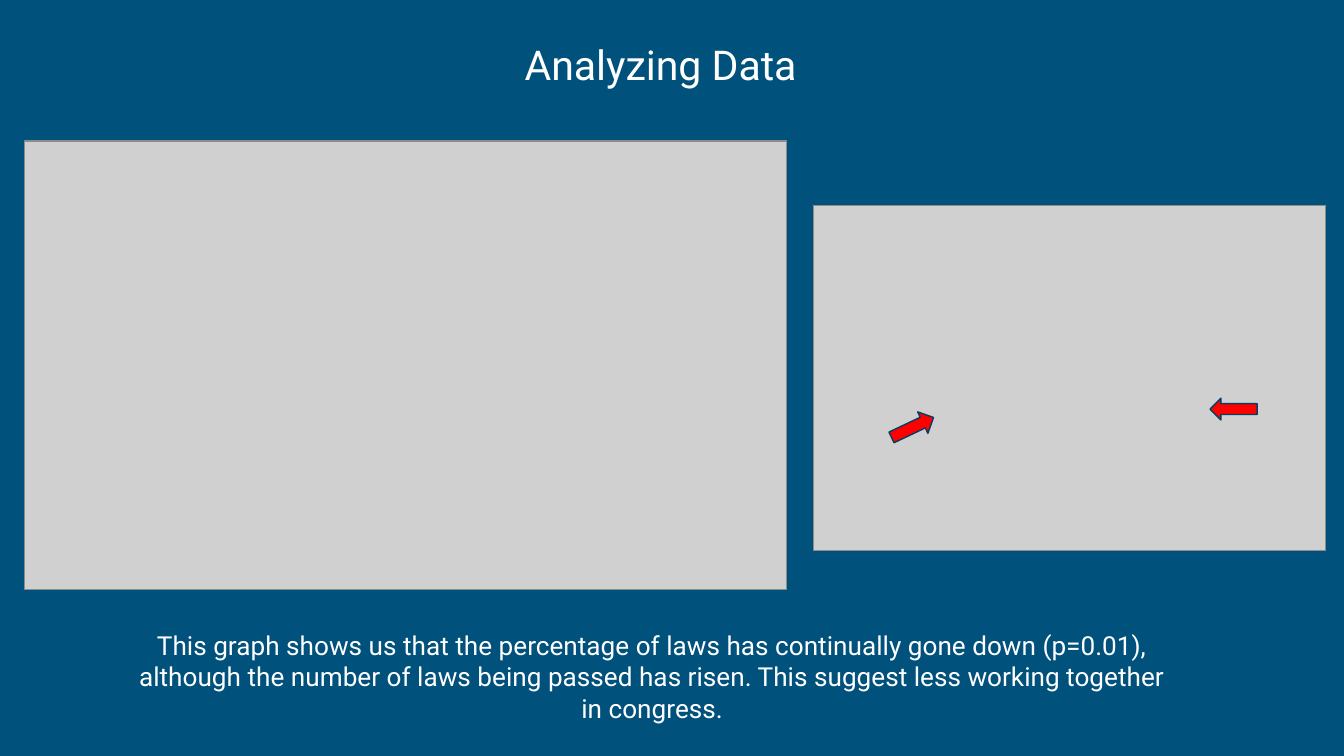
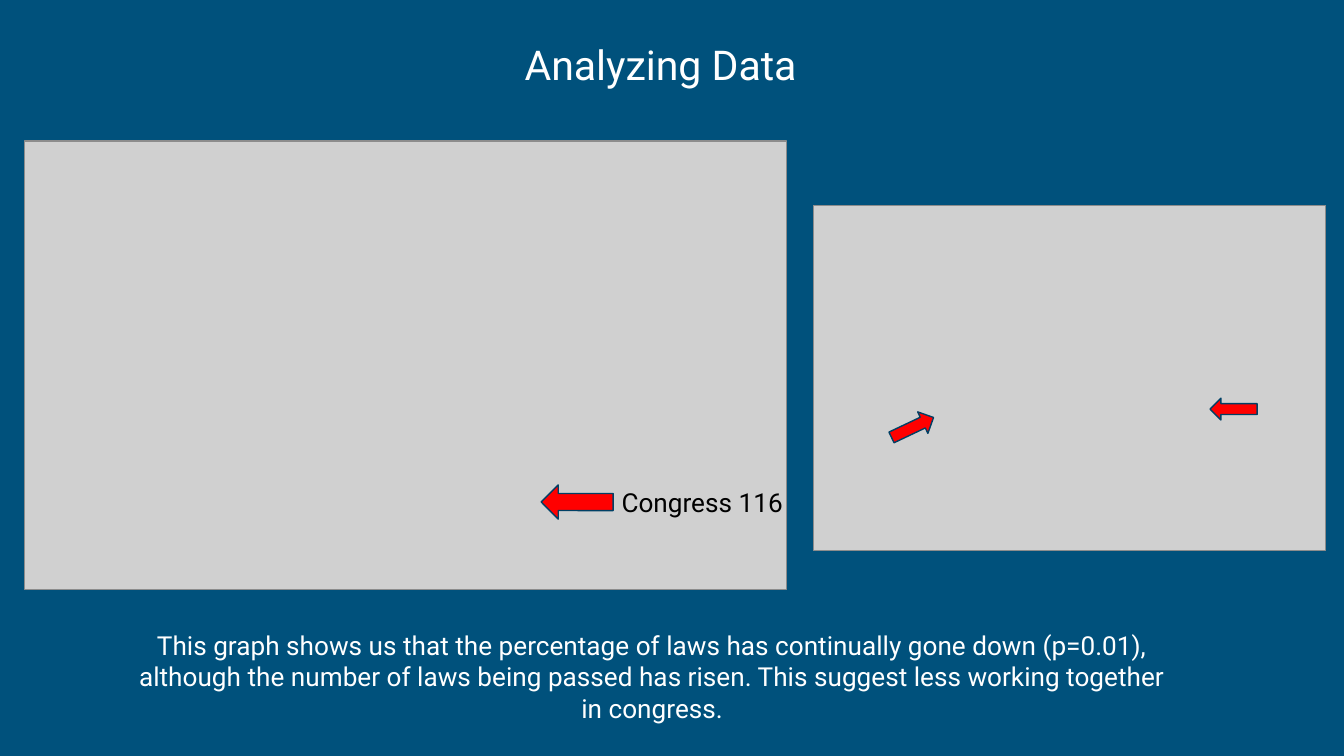
Before and after one commit to Foxxenn/Analysis_of_Congress_Healthcare, a slide deck: slide 12 of Analysis of Healthcare and Congress.pptx (slide 11 before the commit). Drawn at 1344x756 pixels with LibreOffice and Linux fonts; fonts in the diff are those of the drawing; grey boxes stand for pictures. Boxes give left, top, right and bottom in pixels: in the first picture for what was removed or moved away, otherwise in the second. Text is boxed around its words. In the diff, an @@ line names an element or a change of style, - is before the commit and + after.

Commit message:
Highlighted some words, added Congress 116

```diff
--- a/Analysis of Healthcare and Congress.pptx
+++ b/Analysis of Healthcare and Congress.pptx
@@ left arrow added at [542,485,614,519], fill #FF0000, outline #004065 0.75 pt @@
@@ text added at [622,493,783,518], 14 pt, text #000000 @@
+Congress 116
```
Also in this commit, not shown: 6 other slides changed, 1 slide added.
